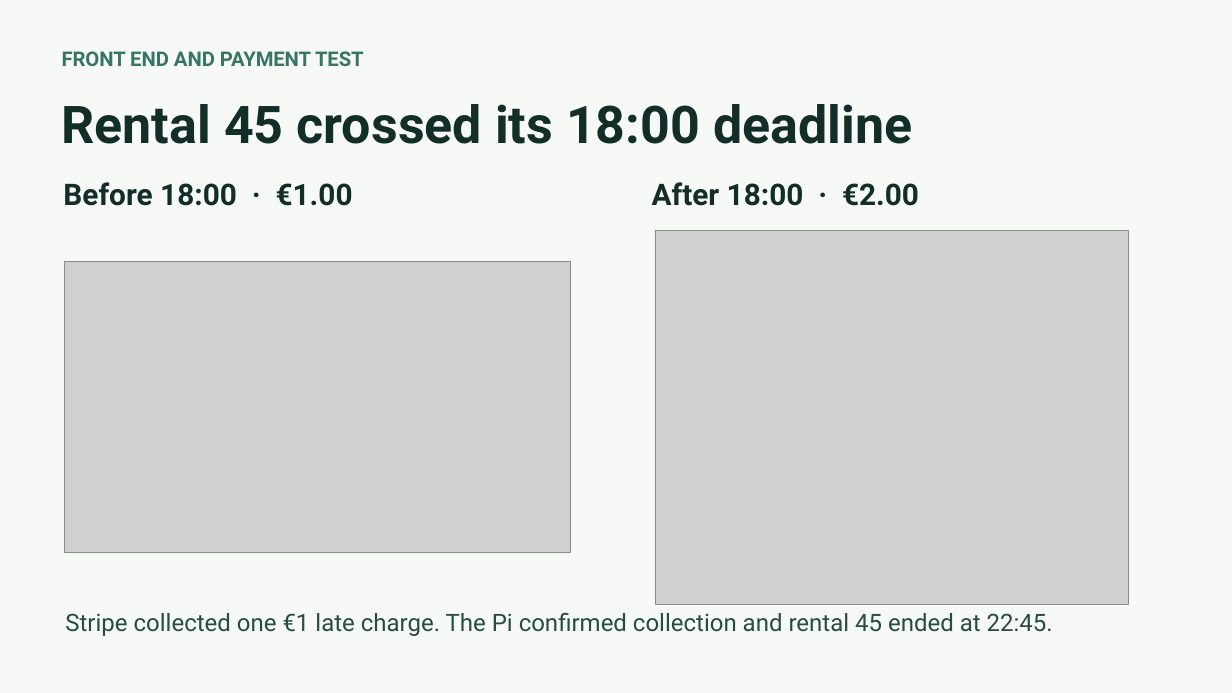
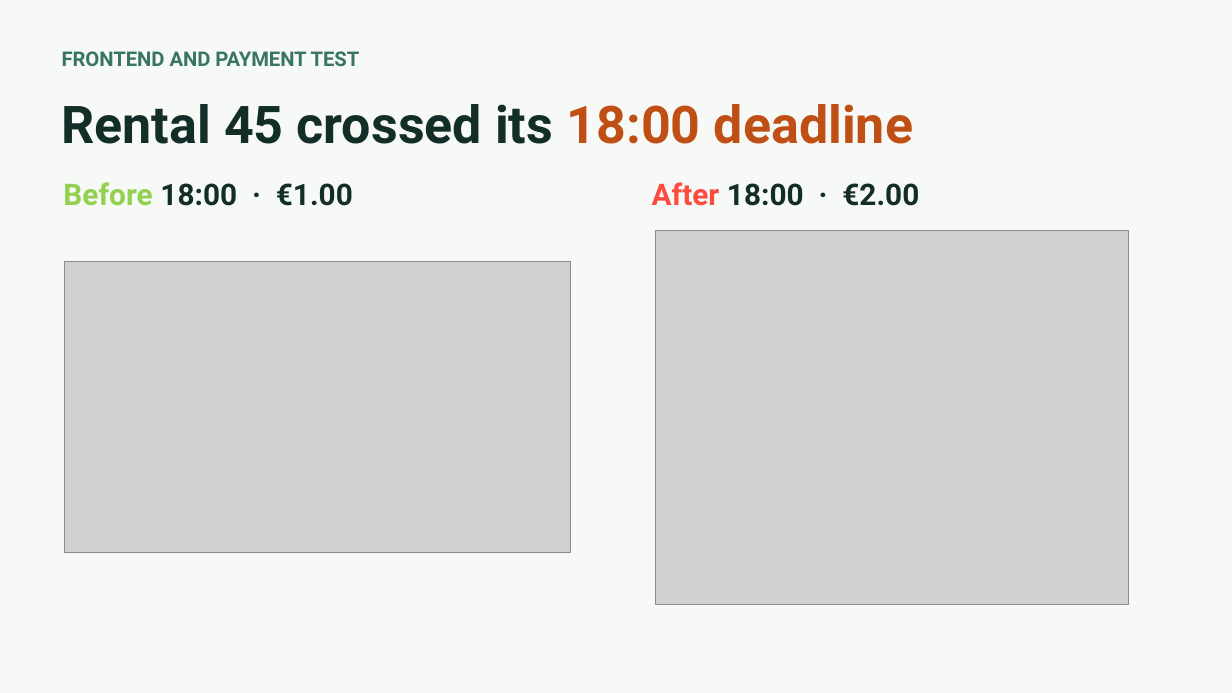
Before and after one commit to nikitsya/UniStow, a slide deck: slide 9 of docs/presentations/UniStow-Progress-Review-2026-11-11.pptx. Drawn at 1232x693 pixels with LibreOffice and Linux fonts; fonts in the diff are those of the drawing; grey boxes stand for pictures. Boxes give left, top, right and bottom in pixels: in the first picture for what was removed or moved away, otherwise in the second. Text is boxed around its words. In the diff, an @@ line names an element or a change of style, - is before the commit and + after.

```diff
--- a/docs/presentations/UniStow-Progress-Review-2026-11-11.pptx
+++ b/docs/presentations/UniStow-Progress-Review-2026-11-11.pptx
@@ text at (x1=62, y1=51, x2=360, y2=66): spaces changed @@
-FRONT END AND PAYMENT TEST
+FRONTEND AND PAYMENT TEST
@@ text "Rental 45 crossed its 18:00 ..." at (x1=62, y1=104, x2=913, y2=144): text colour #132D28 to #C04F15 in "18:00 deadline" @@
@@ text "Before 18:00 · €1.00" at (x1=63, y1=182, x2=353, y2=206): text colour #132D28 to #92D050 in "Before" @@
@@ text "After 18:00 · €2.00" at (x1=652, y1=182, x2=919, y2=206): text colour #132D28 to #FC4C3F in "After" @@
@@ text removed at (x1=65, y1=612, x2=1053, y2=636) @@
-Stripe collected one €1 late charge. The Pi confirmed collection and rental 45 ended at 22:45.
```
Also in this commit, not shown: 9 other slides changed.
